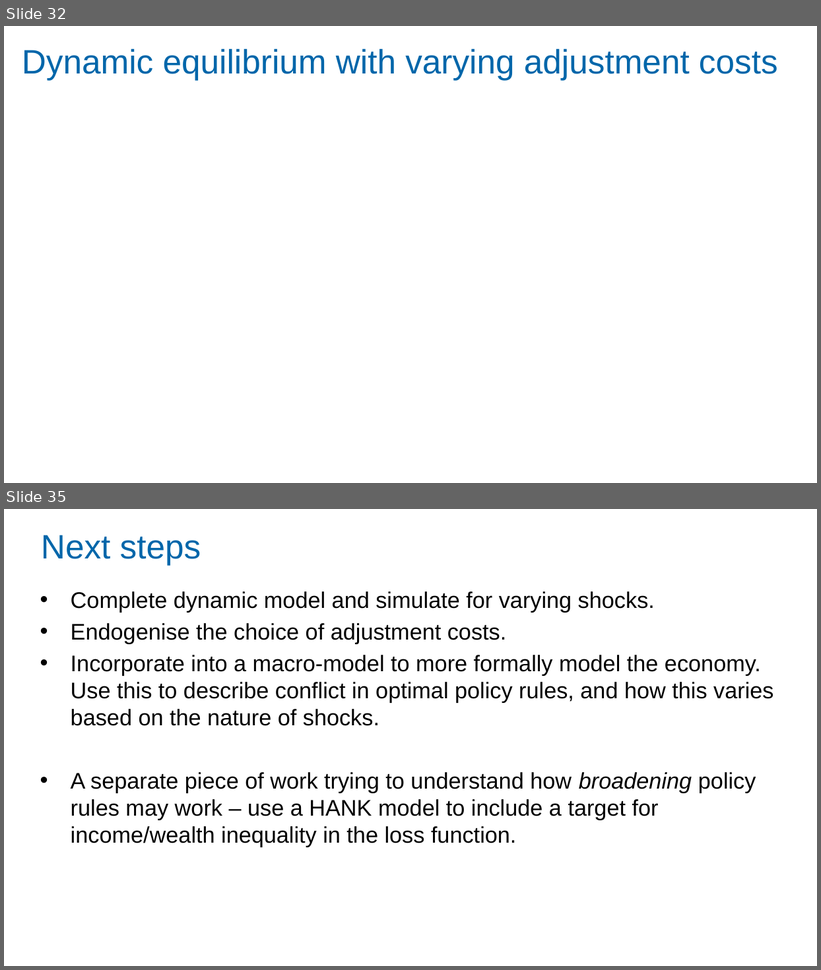
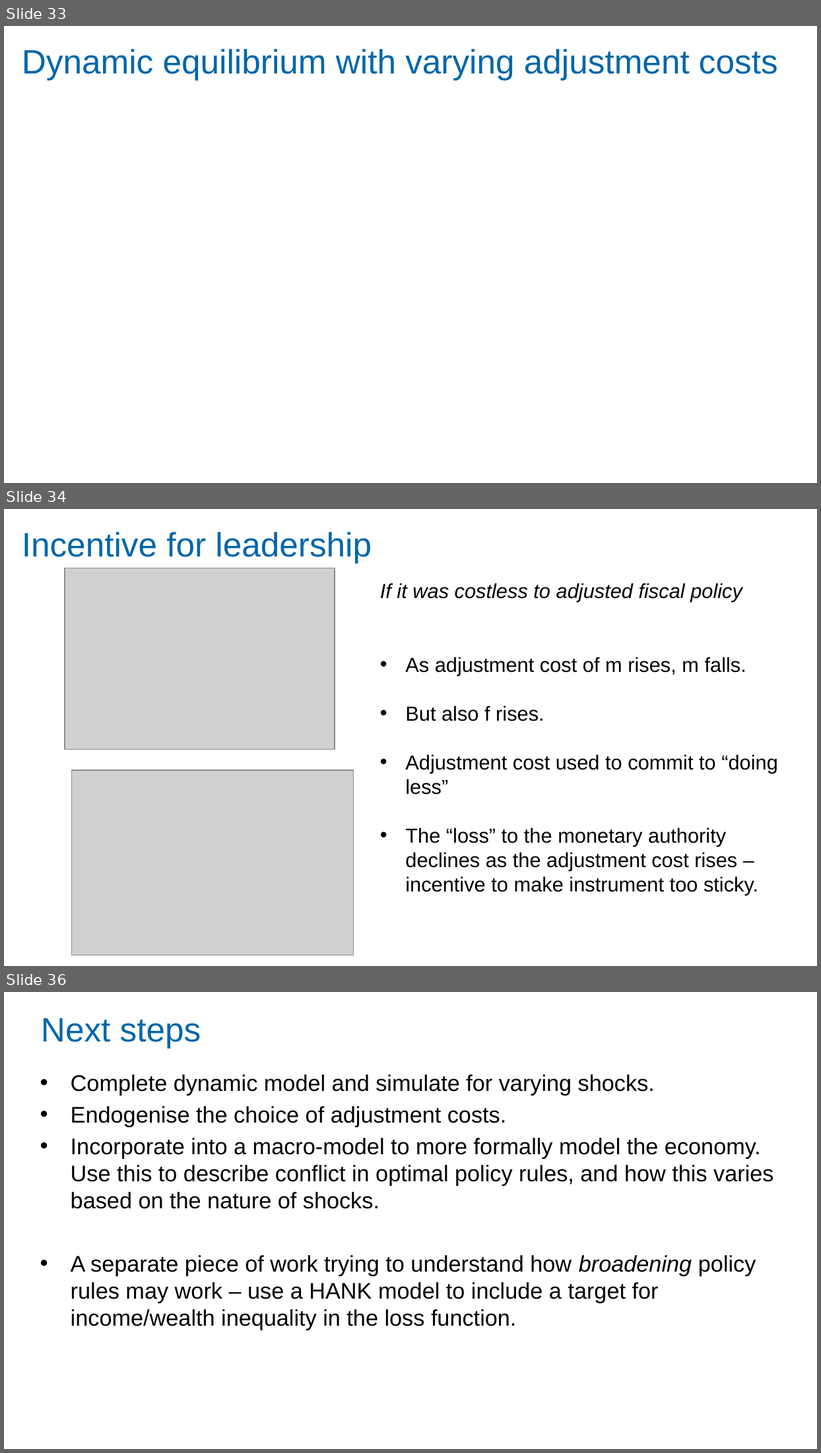
Before and after one commit to Zjub/TVHENZ, a slide deck: MF coordination/SI_game/Monetary and Fiscal Policy Coordination.pptx. Shown one above the other, each under a label of ours: slides 32 and 35 before the commit, slides 33, 34 and 36 after it; the slides between them are not shown. The pictures are 821x970 and 821x1453 pixels, drawn with LibreOffice and Linux fonts; fonts in the diff are those of the drawing; grey boxes stand for pictures. Boxes give left, top, right and bottom in pixels: in the first picture for what was removed or moved away, otherwise in the second. Text is boxed around its words. In the diff, an @@ line names an element or a change of style, - is before the commit and + after.

Commit message:
Updating slides

```diff
--- a/MF coordination/SI_game/Monetary and Fiscal Policy Coordination.pptx
+++ b/MF coordination/SI_game/Monetary and Fiscal Policy Coordination.pptx
@@ slide 34 added at [4, 509, 817, 966], background #FFFFFF @@
@@ title added at [22, 531, 372, 564], 30 pt, text #0066AA @@
+Incentive for leadership
@@ picture added at [65, 568, 335, 750] @@
@@ text added at [380, 583, 743, 601], 18 pt, text #000000, italic @@
+If it was costless to adjusted fiscal policy
@@ text added at [405, 657, 778, 895], 18 pt, text #000000 @@
+• As adjustment cost of m rises, m falls.
+• But also f rises.
+• Adjustment cost used to commit to “doing less”
+• The “loss” to the monetary authority declines as the adjustment cost rises – incentive to make instrument too sticky.
@@ picture added at [71, 770, 353, 955] @@
@@ what was slide 32 is now slide 33 @@
@@ what was slide 35 is now slide 36 @@
```
Also in this commit, not shown: 1 other slide added, 1 slide removed, 2 other files.
